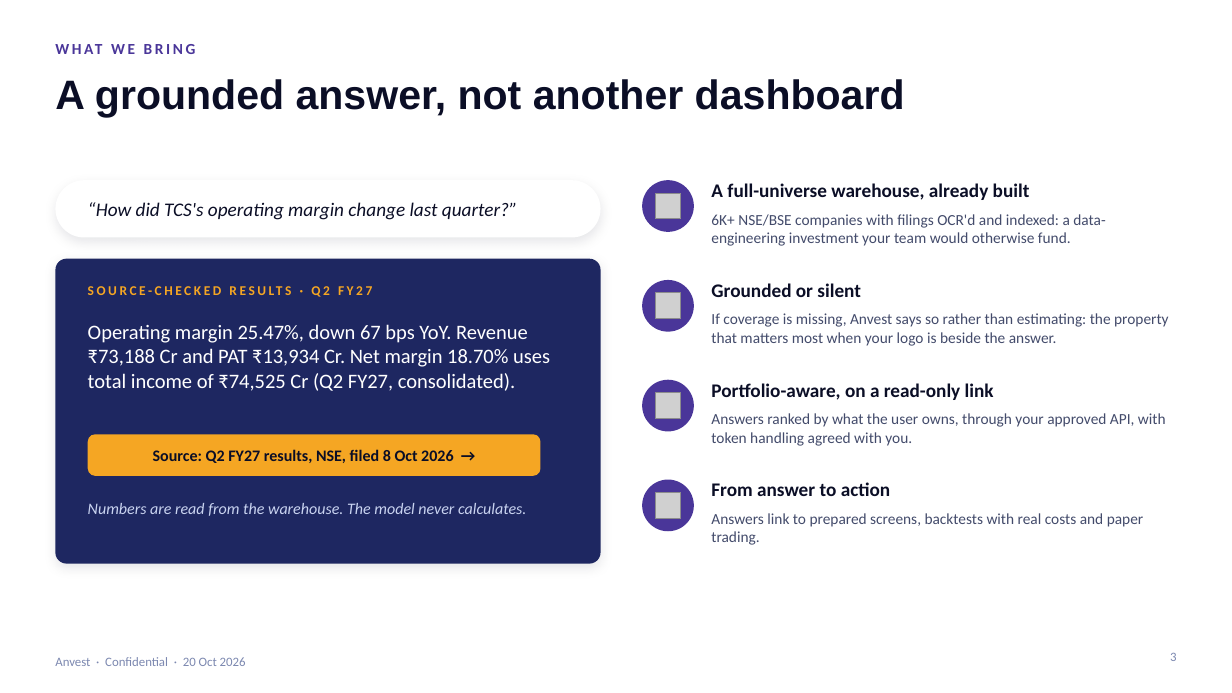
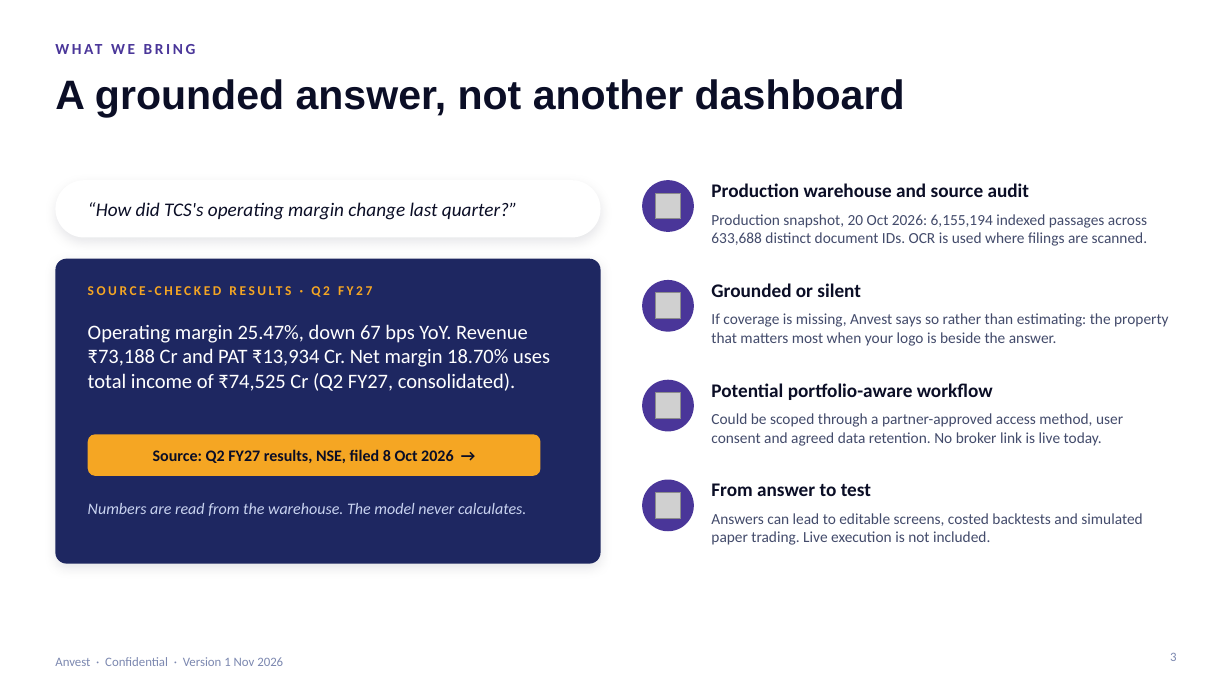
Before and after one commit to harshdeo/strategy, a slide deck: slide 3 of Investor_Materials/Anvest_Strategic_Integration_Deck.pptx. Drawn at 1232x693 pixels with LibreOffice and Linux fonts; fonts in the diff are those of the drawing; grey boxes stand for pictures; background and template pictures are left out. Boxes give left, top, right and bottom in pixels: in the first picture for what was removed or moved away, otherwise in the second. Text is boxed around its words. In the diff, an @@ line names an element or a change of style, - is before the commit and + after.

Commit message:
Overhaul Anvest investor materials

```diff
--- a/Investor_Materials/Anvest_Strategic_Integration_Deck.pptx
+++ b/Investor_Materials/Anvest_Strategic_Integration_Deck.pptx
@@ text at [711,183,1029,197]: text changed @@
-A full-universe warehouse, already built
+Production warehouse and source audit
@@ text at [711,214,1147,246]: text changed @@
-6K+ NSE/BSE companies with filings OCR'd and indexed: a data-engineering investment your team would otherwise fund.
+Production snapshot, 20 Oct 2026: 6,155,194 indexed passages across 633,688 distinct document IDs. OCR is used where filings are scanned.
@@ text at [711,383,993,400]: text changed @@
-Portfolio-aware, on a read-only link
+Potential portfolio-aware workflow
@@ text at [711,413,1123,446]: text changed @@
-Answers ranked by what the user owns, through your approved API, with token handling agreed with you.
+Could be scoped through a partner-approved access method, user consent and agreed data retention. No broker link is live today.
@@ text at [711,483,871,496]: text changed @@
-From answer to action
+From answer to test
@@ text at [711,513,1142,545]: text changed @@
-Answers link to prepared screens, backtests with real costs and paper trading.
+Answers can lead to editable screens, costed backtests and simulated paper trading. Live execution is not included.
@@ text at [55,657,283,666]: text changed @@
-Anvest · Confidential · 20 Oct 2026
+Anvest · Confidential · Version 1 Nov 2026
```
Also in this commit, not shown: 9 other slides changed, 22 other files.
